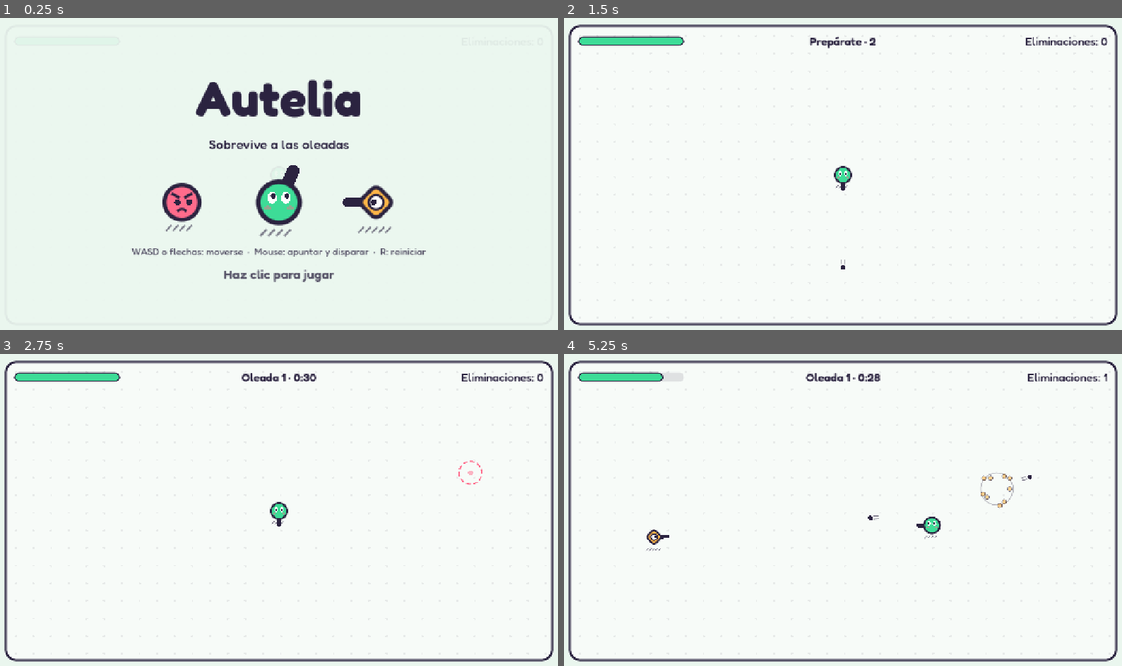
Above: before the commit, frames 1-4 (two rows, left to right).
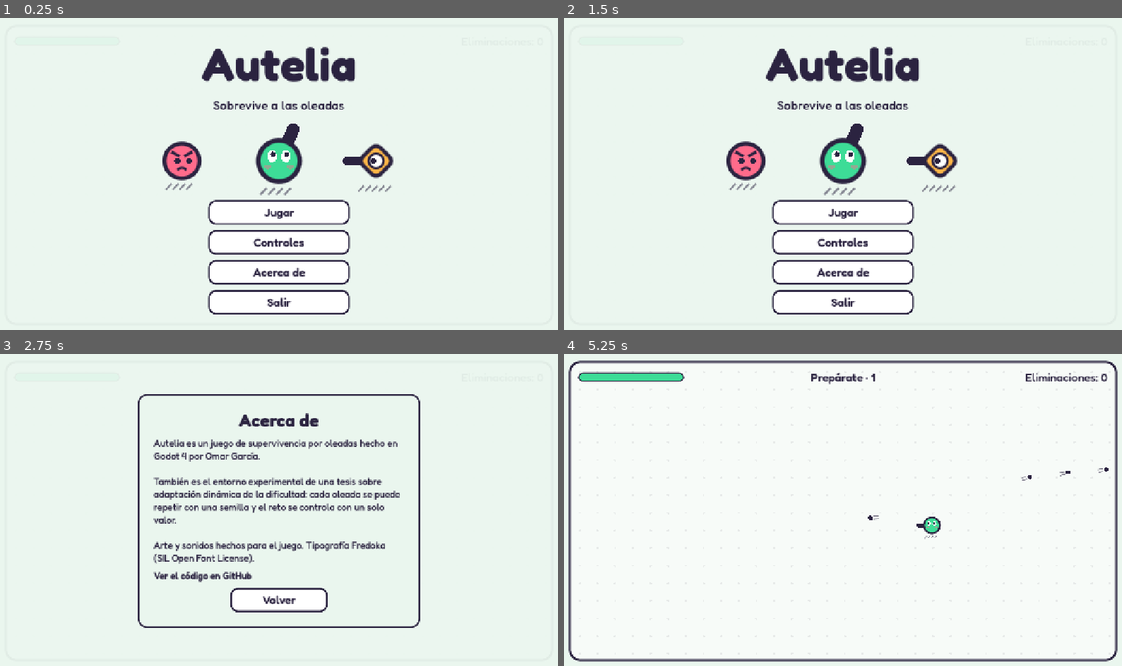
Above: after the commit, the same moments.

Repository: OmarDavidd/autelia
Game: Godot game, scene res://main.tscn
Two runs of this game, one before a commit and one after it. Both use one fixed random seed, a clock stepped at 60 frames per second and the inputs below.
Inputs (mouse positions are in pixels of both pictures, inside the frame that each line leads up to):
- Up to frame 1 (0.25 s): no input
- Up to frame 2 (1.5 s): click (843, 242) at 0.5 s, where only the run after the commit has a clickable "Controles"; click (843, 223) at 1.25 s, where only the run after the commit has a clickable "Volver"
- Up to frame 3 (2.75 s): click (279, 609) at 2 s, where only the run after the commit has a clickable "Acerca de"
- Up to frame 4 (5.25 s): click (843, 600) at 2.75 s, where only the run after the commit has a clickable "Volver"; click (843, 547) at 3.5 s, where only the run after the commit has a clickable "Jugar"; tap Enter at 4.25 s; move the mouse to (965, 494) at 4.27 s; press the mouse at (965, 494) at 4.28 s; hold D (move_right) 4.28-5.03 s; move the mouse to (731, 525) at 5.02 s; release the mouse at (731, 525) at 5.03 s; hold S (move_down) from 5.03 s (still down); click (731, 525) at 5.1 s

The runs differ from the first frame. In frame 1, 11% of the frame differs, in the area x 23-77%, y 9-96%; in frame 2, 11%; in frame 3, 11%; in frame 4, 0.9%.

Commit message:
feat: replace start screen with main menu and add pause menu
Main menu: Jugar, Controles, Acerca de and Salir (desktop only). Esc or P pauses the run with Continuar, Reiniciar and Menú principal; paused time does not advance waves or telemetry.

Diff:
--- a/main.tscn
+++ b/main.tscn
@@ -1,11 +1,11 @@
 [gd_scene format=3]
 
 [ext_resource type="PackedScene" path="res://modes/survival/survival.tscn" id="1_survival"]
-[ext_resource type="Script" path="res://ui/start_screen.gd" id="2_start"]
+[ext_resource type="Script" path="res://ui/main_menu.gd" id="2_menu"]
 
 [node name="Main" type="Node"]
 
 [node name="Survival" parent="." instance=ExtResource("1_survival")]
 
-[node name="StartScreen" type="CanvasLayer" parent="."]
-script = ExtResource("2_start")
+[node name="MainMenu" type="CanvasLayer" parent="."]
+script = ExtResource("2_menu")
--- a/modes/survival/survival.tscn
+++ b/modes/survival/survival.tscn
@@ -8,6 +8,7 @@
 [ext_resource type="Script" path="res://difficulty/difficulty_director.gd" id="6_director"]
 [ext_resource type="Script" path="res://telemetry/telemetry_recorder.gd" id="7_telemetry"]
 [ext_resource type="Script" path="res://ui/debug_panel.gd" id="8_debug"]
+[ext_resource type="Script" path="res://ui/pause_menu.gd" id="9_pause"]
 
 [node name="Survival" type="Node2D"]
 script = ExtResource("1_survival")
@@ -44,3 +45,7 @@
 mode_path = NodePath("..")
 director_path = NodePath("../Difficulty")
 telemetry_path = NodePath("../Telemetry")
+
+[node name="PauseMenu" type="CanvasLayer" parent="."]
+script = ExtResource("9_pause")
+mode_path = NodePath("..")
--- a/project.godot
+++ b/project.godot
@@ -48,6 +48,10 @@
 "deadzone": 0.2,
 "events": [Object(InputEventMouseButton,"button_index":1)]
 }
+pause={
+"deadzone": 0.2,
+"events": [Object(InputEventKey,"physical_keycode":4194305), Object(InputEventKey,"physical_keycode":80)]
+}
 restart={
 "deadzone": 0.2,
 "events": [Object(InputEventKey,"physical_keycode":82)]
--- a/tests/smoke_feel.gd
+++ b/tests/smoke_feel.gd
@@ -1,12 +1,13 @@
 extends Node
-## Game-feel smoke test: death bursts, player death animation, delayed game over, start screen.
+## Game-feel smoke test: death bursts, player death animation, delayed game over, main menu, pause.
 ## Run: godot --headless --path . tests/smoke_feel.tscn
 
 var failures: Array[String] = []
 
 
 func _ready() -> void:
-	process_mode = Node.PROCESS_MODE_ALWAYS
+	# Keep the default (pausable) process mode: scenes added here inherit it, and the
+	# pause test needs them to stop when the tree pauses.
 	_run.call_deferred()
 
 
@@ -32,11 +33,12 @@
 	await _enemy_death_bursts_and_cleans_up()
 	await _player_death_animates()
 	await _game_over_waits_for_animation()
-	await _start_screen_pauses_until_input()
+	await _main_menu_pauses_until_play()
+	await _pause_freezes_the_run()
 
 	get_tree().paused = false
 	if failures.is_empty():
-		print("SMOKE OK: bursts, death animation, delayed game over and start screen behave")
+		print("SMOKE OK: bursts, death animation, delayed game over, main menu and pause behave")
 		get_tree().quit(0)
 	else:
 		for failure in failures:
@@ -82,23 +84,23 @@
 	await _frames(2)
 
 
-func _start_screen_pauses_until_input() -> void:
-	StartScreen.seen = false
+func _main_menu_pauses_until_play() -> void:
+	MainMenu.seen = false
 	var main: Node = load("res://main.tscn").instantiate()
 	add_child(main)
 	await _frames(2)
-	var screen: StartScreen = main.get_node_or_null("StartScreen")
-	_expect(screen != null, "start screen missing on first load")
-	_expect(get_tree().paused, "game not paused behind the start screen")
-
-	var click := InputEventMouseButton.new()
-	click.button_index = MOUSE_BUTTON_LEFT
-	click.pressed = true
-	if screen:
-		screen._unhandled_input(click)
+	var menu: MainMenu = main.get_node_or_null("MainMenu")
+	_expect(menu != null, "main menu missing on first load")
+	_expect(get_tree().paused, "game not paused behind the main menu")
+	if menu:
+		menu.show_about()
+		_expect(not menu.play_button.is_visible_in_tree(), "home still visible on the about page")
+		menu._show(menu._home)
+		_expect(menu.play_button.is_visible_in_tree(), "back did not return to the home page")
+		menu.play_button.pressed.emit()
 	await _frames(2)
-	_expect(not get_tree().paused, "game still paused after clicking")
-	_expect(StartScreen.seen, "start screen not marked as seen")
+	_expect(not get_tree().paused, "game still paused after pressing Jugar")
+	_expect(MainMenu.seen, "main menu not marked as seen")
 	main.queue_free()
 	await _frames(2)
 
@@ -106,7 +108,33 @@
 	var again: Node = load("res://main.tscn").instantiate()
 	add_child(again)
 	await _frames(2)
-	_expect(again.get_node_or_null("StartScreen") == null, "start screen shown again after reload")
+	_expect(again.get_node_or_null("MainMenu") == null, "main menu shown again after reload")
 	_expect(not get_tree().paused, "reload left the game paused")
 	again.queue_free()
 	await _frames(2)
+
+
+func _pause_freezes_the_run() -> void:
+	var mode: SurvivalMode = load("res://modes/survival/survival.tscn").instantiate()
+	add_child(mode)
+	await _frames(5)
+	var pause: PauseMenu = mode.get_node("PauseMenu")
+	var key := InputEventAction.new()
+	key.action = "pause"
+	key.pressed = true
+	pause._unhandled_input(key)
+	_expect(get_tree().paused and pause.visible, "pause key did not pause")
+	var frozen := mode.spawner.time_left()
+	await _frames(30)
+	_expect(is_equal_approx(mode.spawner.time_left(), frozen), "wave timer advanced while paused")
+	pause.resume_button.pressed.emit()
+	_expect(not get_tree().paused and not pause.visible, "Continuar did not resume")
+	await _frames(30)
+	_expect(mode.spawner.time_left() < frozen, "wave timer did not resume")
+
+	mode.player.take_hit(1000.0)
+	await _frames(2)
+	pause.toggle()
+	_expect(not get_tree().paused, "could pause during game over")
+	mode.queue_free()
+	await _frames(2)
--- /dev/null
+++ b/ui/main_menu.gd
@@ -0,0 +1,201 @@
+class_name MainMenu
+extends CanvasLayer
+## Main menu shown once per launch: Jugar, Controles, Acerca de and (on desktop) Salir.
+## The game stays paused behind it. Clicking Jugar is also what lets browsers start audio,
+## since they block sound until the user interacts with the page.
+## Restarting with R reloads the scene but skips the menu.
+
+signal dismissed
+
+const REPO_URL := "https://github.com/OmarDavidd/autelia"
+
+## Survives scene reloads, so the menu only appears when asked for.
+static var seen := false
+
+var play_button: Button
+var _home: Control
+var _controls: Control
+var _about: Control
+
+
+func _ready() -> void:
+	layer = 20
+	process_mode = Node.PROCESS_MODE_ALWAYS
+	if seen:
+		queue_free()
+		return
+	get_tree().paused = true
+	_build()
+	_show(_home)
+
+
+func _unhandled_input(event: InputEvent) -> void:
+	if event.is_action_pressed("ui_cancel") and not _home.visible:
+		get_viewport().set_input_as_handled()
+		_show(_home)
+
+
+func play() -> void:
+	seen = true
+	get_tree().paused = false
+	dismissed.emit()
+	queue_free()
+
+
+func show_controls() -> void:
+	_show(_controls)
+
+
+func show_about() -> void:
+	_show(_about)
+
+
+func _show(page: Control) -> void:
+	for each in [_home, _controls, _about]:
+		each.visible = each == page
+
+
+func _build() -> void:
+	var backdrop := ColorRect.new()
+	backdrop.color = Color(Palette.BACKGROUND, 0.95)
+	backdrop.set_anchors_and_offsets_preset(Control.PRESET_FULL_RECT)
+	add_child(backdrop)
+
+	var center := CenterContainer.new()
+	center.theme = UiStyle.theme(500, 22)
+	center.set_anchors_and_offsets_preset(Control.PRESET_FULL_RECT)
+	add_child(center)
+
+	_home = _build_home()
+	_controls = _build_page("Controles", [
+		["Moverse", "WASD o flechas"],
+		["Apuntar y disparar", "Mouse y clic izquierdo"],
+		["Pausa", "Esc o P"],
+		["Reiniciar", "R al terminar la partida"],
+	])
+	_about = _build_about()
+	for page in [_home, _controls, _about]:
+		center.add_child(page)
+
+
+func _build_home() -> Control:
+	var column := VBoxContainer.new()
+	column.alignment = BoxContainer.ALIGNMENT_CENTER
+	column.add_theme_constant_override("separation", 14)
+
+	var title := UiStyle.label(HORIZONTAL_ALIGNMENT_CENTER, 104)
+	title.text = "Autelia"
+	title.add_theme_font_override("font", UiStyle.font(700))
+	column.add_child(title)
+
+	var subtitle := UiStyle.label(HORIZONTAL_ALIGNMENT_CENTER, 28)
+	subtitle.text = "Sobrevive a las oleadas"
+	column.add_child(subtitle)
+
+	column.add_child(Lineup.new())
+
+	var buttons := VBoxContainer.new()
+	buttons.add_theme_constant_override("separation", 12)
+	buttons.size_flags_horizontal = Control.SIZE_SHRINK_CENTER
+	column.add_child(buttons)
+
+	play_button = UiStyle.button("Jugar")
+	play_button.pressed.connect(play)
+	buttons.add_child(play_button)
+	var controls := UiStyle.button("Controles")
+	controls.pressed.connect(show_controls)
+	buttons.add_child(controls)
+	var about := UiStyle.button("Acerca de")
+	about.pressed.connect(show_about)
+	buttons.add_child(about)
+	# Quitting means nothing inside a browser tab.
+	if not OS.has_feature("web"):
+		var quit := UiStyle.button("Salir")
+		quit.pressed.connect(func() -> void: get_tree().quit())
+		buttons.add_child(quit)
+	return column
+
+
+## A titled panel with label/value rows and a back button.
+func _build_page(heading: String, rows: Array) -> Control:
+	var panel := UiStyle.menu_panel(560)
+	var column := VBoxContainer.new()
+	column.add_theme_constant_override("separation", 14)
+	panel.add_child(column)
+
+	var title := UiStyle.label(HORIZONTAL_ALIGNMENT_CENTER, 40)
+	title.text = heading
+	title.add_theme_font_override("font", UiStyle.font(700))
+	column.add_child(title)
+
+	var grid := GridContainer.new()
+	grid.columns = 2
+	grid.add_theme_constant_override("h_separation", 28)
+	grid.add_theme_constant_override("v_separation", 10)
+	for row in rows:
+		var key := UiStyle.label(HORIZONTAL_ALIGNMENT_RIGHT, 22)
+		key.text = row[0]
+		key.add_theme_color_override("font_color", Color(Palette.INK, 0.7))
+		grid.add_child(key)
+		var value := UiStyle.label(HORIZONTAL_ALIGNMENT_LEFT, 22)
+		value.text = row[1]
+		value.add_theme_font_override("font", UiStyle.font(600))
+		grid.add_child(value)
+	column.add_child(grid)
+	column.add_child(_back_button())
+	return panel
+
+
+func _build_about() -> Control:
+	var panel := UiStyle.menu_panel(640)
+	var column := VBoxContainer.new()
+	column.add_theme_constant_override("separation", 14)
+	panel.add_child(column)
+
+	var title := UiStyle.label(HORIZONTAL_ALIGNMENT_CENTER, 40)
+	title.text = "Acerca de"
+	title.add_theme_font_override("font", UiStyle.font(700))
+	column.add_child(title)
+
+	var body := UiStyle.label(HORIZONTAL_ALIGNMENT_LEFT, 21)
+	body.autowrap_mode = TextServer.AUTOWRAP_WORD_SMART
+	body.custom_minimum_size = Vector2(560, 0)
+	body.text = "Autelia es un juego de supervivencia por oleadas hecho en Godot 4 por Omar García.\n\n" \
+		+ "También es el entorno experimental de una tesis sobre adaptación dinámica de la dificultad: " \
+		+ "cada oleada se puede repetir con una semilla y el reto se controla con un solo valor.\n\n" \
+		+ "Arte y sonidos hechos para el juego. Tipografía Fredoka (SIL Open Font License)."
+	column.add_child(body)
+
+	var link := LinkButton.new()
+	link.text = "Ver el código en GitHub"
+	link.uri = REPO_URL
+	link.underline = LinkButton.UNDERLINE_MODE_ALWAYS
+	link.add_theme_font_override("font", UiStyle.font(600))
+	link.add_theme_font_size_override("font_size", 21)
+	link.add_theme_color_override("font_color", Palette.INK)
+	link.add_theme_color_override("font_hover_color", Palette.PLAYER.darkened(0.35))
+	column.add_child(link)
+	column.add_child(_back_button())
+	return panel
+
+
+func _back_button() -> Button:
+	var back := UiStyle.button("Volver", 220)
+	back.size_flags_horizontal = Control.SIZE_SHRINK_CENTER
+	back.pressed.connect(func() -> void: _show(_home))
+	return back
+
+
+## The three characters, drawn with the same functions the game uses.
+class Lineup:
+	extends Control
+
+	func _init() -> void:
+		custom_minimum_size = Vector2(0, 170)
+
+	func _draw() -> void:
+		var middle := size.x / 2.0
+		var y := 95.0
+		Sketch.draw_chaser(self, Vector2.RIGHT, Palette.ENEMY, Vector2(middle - 220, y), 2.2)
+		Sketch.draw_player(self, Vector2(0.45, -1).normalized(), Vector2(middle, y), 2.6)
+		Sketch.draw_shooter(self, Vector2.LEFT, Vector2.LEFT, Palette.SHOOTER, Vector2(middle + 220, y), 2.2)
--- /dev/null
+++ b/ui/pause_menu.gd
@@ -0,0 +1,90 @@
+class_name PauseMenu
+extends CanvasLayer
+## Esc or P pauses the run: Continuar, Reiniciar, Menú principal.
+## While paused nothing advances, so waves and telemetry do not count paused time.
+
+@export var mode_path: NodePath
+
+var panel: PanelContainer
+var resume_button: Button
+
+@onready var mode: SurvivalMode = get_node(mode_path)
+
+
+func _ready() -> void:
+	layer = 15
+	process_mode = Node.PROCESS_MODE_ALWAYS
+	visible = false
+	_build()
+
+
+func _unhandled_input(event: InputEvent) -> void:
+	if event.is_action_pressed("pause"):
+		get_viewport().set_input_as_handled()
+		toggle()
+
+
+## Pausing is allowed while playing: not during game over, nor while another screen
+## (the main menu) already holds the pause.
+func can_pause() -> bool:
+	return not mode.player.health.is_dead() and not get_tree().paused
+
+
+func toggle() -> void:
+	if visible:
+		resume()
+	elif can_pause():
+		open()
+
+
+func open() -> void:
+	get_tree().paused = true
+	visible = true
+
+
+func resume() -> void:
+	visible = false
+	get_tree().paused = false
+
+
+func restart() -> void:
+	get_tree().paused = false
+	get_tree().reload_current_scene()
+
+
+func to_main_menu() -> void:
+	MainMenu.seen = false
+	restart()
+
+
+func _build() -> void:
+	var backdrop := ColorRect.new()
+	backdrop.color = Color(Palette.BACKGROUND, 0.75)
+	backdrop.set_anchors_and_offsets_preset(Control.PRESET_FULL_RECT)
+	add_child(backdrop)
+
+	var center := CenterContainer.new()
+	center.theme = UiStyle.theme(500, 22)
+	center.set_anchors_and_offsets_preset(Control.PRESET_FULL_RECT)
+	add_child(center)
+
+	panel = UiStyle.menu_panel(420)
+	center.add_child(panel)
+	var column := VBoxContainer.new()
+	column.add_theme_constant_override("separation", 12)
+	panel.add_child(column)
+
+	var title := UiStyle.label(HORIZONTAL_ALIGNMENT_CENTER, 44)
+	title.text = "Pausa"
+	title.add_theme_font_override("font", UiStyle.font(700))
+	column.add_child(title)
+
+	resume_button = UiStyle.button("Continuar")
+	resume_button.pressed.connect(resume)
+	column.add_child(resume_button)
+	var restart_button := UiStyle.button("Reiniciar")
+	restart_button.pressed.connect(restart)
+	column.add_child(restart_button)
+	var menu_button := UiStyle.button("Menú principal")
+	menu_button.pressed.connect(to_main_menu)
+	column.add_child(menu_button)
--- a/ui/start_screen.gd
+++ /dev/null
@@ -1,91 +0,0 @@
-class_name StartScreen
-extends CanvasLayer
-## Title screen shown once per launch. The game stays paused until the first click or key press,
-## which is also what lets browsers start audio (they block sound until the user interacts).
-## Restarting with R reloads the scene but skips this screen.
-
-signal dismissed
-
-## Survives scene reloads, so the screen only appears on the first load.
-static var seen := false
-
-var _prompt: Label
-
-
-func _ready() -> void:
-	layer = 20
-	process_mode = Node.PROCESS_MODE_ALWAYS
-	if seen:
-		queue_free()
-		return
-	get_tree().paused = true
-	_build()
-
-
-func _unhandled_input(event: InputEvent) -> void:
-	var pressed := (event is InputEventMouseButton or event is InputEventKey) \
-		and event.is_pressed() and not event.is_echo()
-	if pressed:
-		get_viewport().set_input_as_handled()
-		dismiss()
-
-
-func dismiss() -> void:
-	seen = true
-	get_tree().paused = false
-	dismissed.emit()
-	queue_free()
-
-
-func _build() -> void:
-	var backdrop := ColorRect.new()
-	backdrop.color = Color(Palette.BACKGROUND, 0.94)
-	backdrop.set_anchors_and_offsets_preset(Control.PRESET_FULL_RECT)
-	add_child(backdrop)
-
-	var column := VBoxContainer.new()
-	column.theme = UiStyle.theme(500, 22)
-	column.alignment = BoxContainer.ALIGNMENT_CENTER
-	column.add_theme_constant_override("separation", 18)
-	column.set_anchors_and_offsets_preset(Control.PRESET_FULL_RECT)
-	add_child(column)
-
-	var title := UiStyle.label(HORIZONTAL_ALIGNMENT_CENTER, 112)
-	title.text = "Autelia"
-	title.add_theme_font_override("font", UiStyle.font(700))
-	column.add_child(title)
-
-	var subtitle := UiStyle.label(HORIZONTAL_ALIGNMENT_CENTER, 30)
-	subtitle.text = "Sobrevive a las oleadas"
-	column.add_child(subtitle)
-
-	column.add_child(Lineup.new())
-
-	var controls := UiStyle.label(HORIZONTAL_ALIGNMENT_CENTER, 22)
-	controls.text = "WASD o flechas: moverse  ·  Mouse: apuntar y disparar  ·  R: reiniciar"
-	controls.add_theme_color_override("font_color", Color(Palette.INK, 0.75))
-	column.add_child(controls)
-
-	_prompt = UiStyle.label(HORIZONTAL_ALIGNMENT_CENTER, 30)
-	_prompt.text = "Haz clic para jugar"
-	_prompt.add_theme_font_override("font", UiStyle.font(600))
-	column.add_child(_prompt)
-
-	var pulse := create_tween().set_loops()
-	pulse.tween_property(_prompt, "modulate:a", 0.35, 0.7)
-	pulse.tween_property(_prompt, "modulate:a", 1.0, 0.7)
-
-
-## The three characters, drawn with the same functions the game uses.
-class Lineup:
-	extends Control
-
-	func _init() -> void:
-		custom_minimum_size = Vector2(0, 175)
-
-	func _draw() -> void:
-		var middle := size.x / 2.0
-		var y := 95.0
-		Sketch.draw_chaser(self, Vector2.RIGHT, Palette.ENEMY, Vector2(middle - 220, y), 2.2)
-		Sketch.draw_player(self, Vector2(0.45, -1).normalized(), Vector2(middle, y), 2.6)
-		Sketch.draw_shooter(self, Vector2.LEFT, Vector2.LEFT, Palette.SHOOTER, Vector2(middle + 220, y), 2.2)
--- a/ui/ui_style.gd
+++ b/ui/ui_style.gd
@@ -43,3 +43,37 @@
 	result.add_theme_color_override("font_color", Palette.INK)
 	result.add_theme_font_size_override("font_size", size)
 	return result
+
+
+## Menu button: white with an ink outline, green when hovered or focused.
+static func button(text: String, width := 320.0) -> Button:
+	var result := Button.new()
+	result.text = text
+	result.custom_minimum_size = Vector2(width, 56)
+	result.focus_mode = Control.FOCUS_ALL
+	result.add_theme_font_override("font", font(600))
+	result.add_theme_font_size_override("font_size", 26)
+	for state in ["font_color", "font_hover_color", "font_pressed_color", "font_focus_color"]:
+		result.add_theme_color_override(state, Palette.INK)
+	var styles := {
+		"normal": Palette.WHITE,
+		"hover": Palette.PLAYER,
+		"pressed": Palette.PLAYER.darkened(0.15),
+		"focus": Palette.PLAYER,
+	}
+	for state: String in styles:
+		var style := box(styles[state], 16)
+		style.set_border_width_all(4)
+		style.border_color = Palette.INK
+		result.add_theme_stylebox_override(state, style)
+	return result
+
+
+## Centered, outlined panel for menus (pause, about, controls).
+static func menu_panel(min_width := 520.0) -> PanelContainer:
+	var result := PanelContainer.new()
+	result.custom_minimum_size = Vector2(min_width, 0)
+	var style := panel_box()
+	style.set_content_margin_all(36)
+	result.add_theme_stylebox_override("panel", style)
+	return result
Renamed: ui/start_screen.gd.uid -> ui/main_menu.gd.uid
Not shown, added: ui/pause_menu.gd.uid
